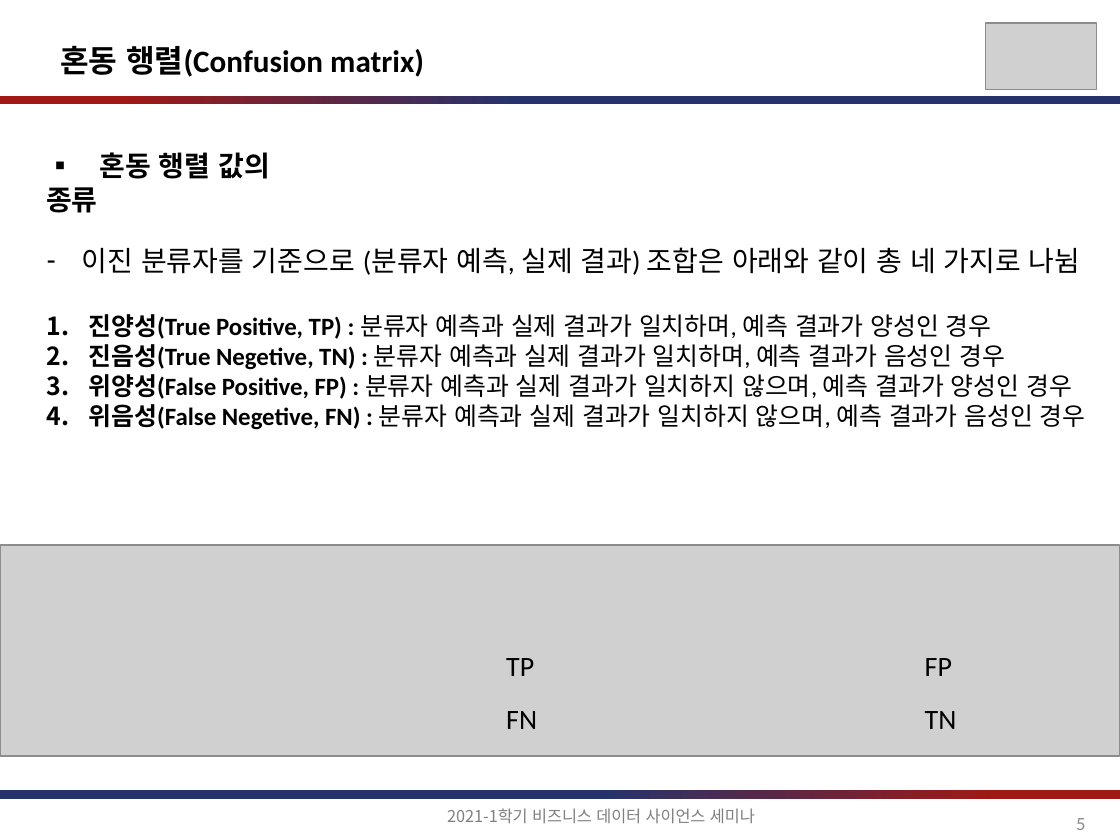
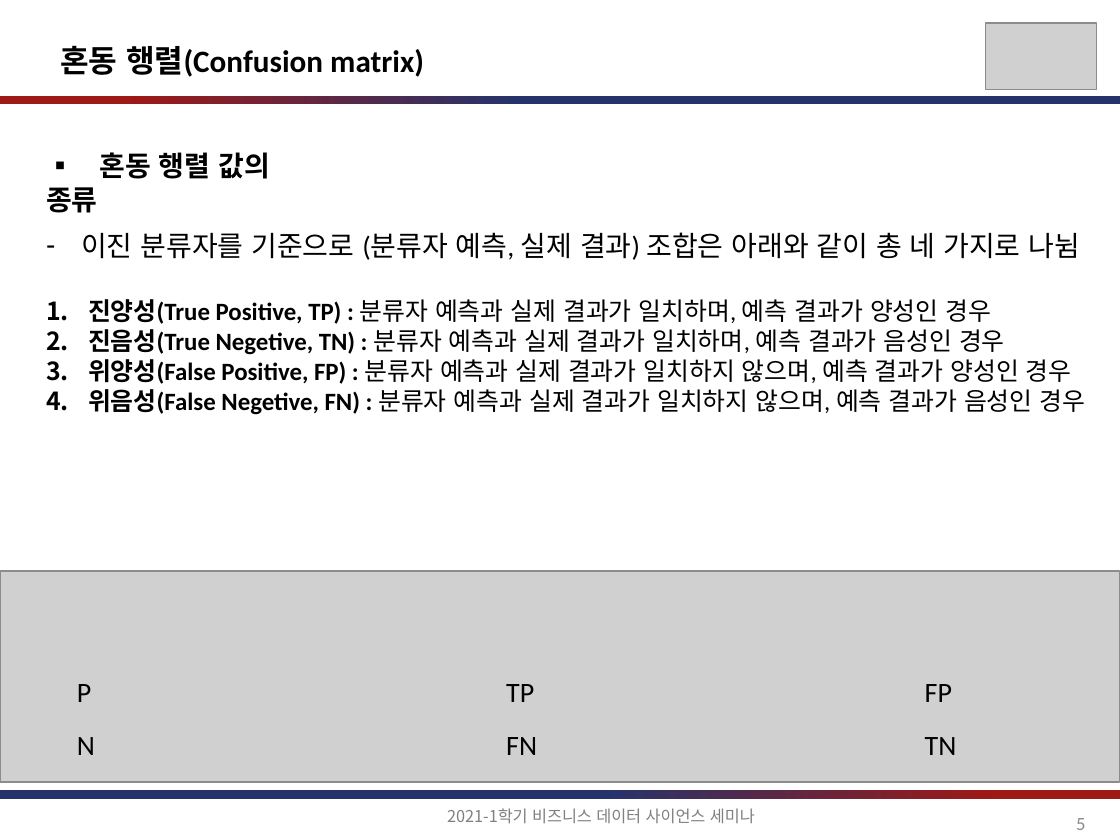
Before and after one commit to jihoahn9303/Seminar_For_Business_DS, a slide deck: slide 5 of document/비즈니스를_위한_데이터과학_7장.pptx. Drawn at 1120x840 pixels with LibreOffice and Linux fonts; fonts in the diff are those of the drawing; grey boxes stand for pictures. Boxes give left, top, right and bottom in pixels: in the first picture for what was removed or moved away, otherwise in the second. Text is boxed around its words. In the diff, an @@ line names an element or a change of style, - is before the commit and + after.

```diff
--- a/document/비즈니스를_위한_데이터과학_7장.pptx
+++ b/document/비즈니스를_위한_데이터과학_7장.pptx
@@ text "이진 분류자를 기준으로 (분류자 예측, ...": place and size @@
-text "이진 분류자를 기준으로 (분류자 예측, ..." at <box>82,247,1086,430</box>
+text "이진 분류자를 기준으로 (분류자 예측, ..." at <box>81,232,1085,415</box>
@@ text added at <box>77,684,91,702</box>, 18 pt, text #000000 @@
+P
@@ 4 texts, 1 picture: place and size @@
-4 texts, 1 picture at <box>0,545,1120,757</box>
+4 texts, 1 picture at <box>0,571,1120,783</box>
@@ text added at <box>77,737,95,755</box>, 18 pt, text #000000 @@
+N
```
Also in this commit, not shown: 5 other slides changed.
